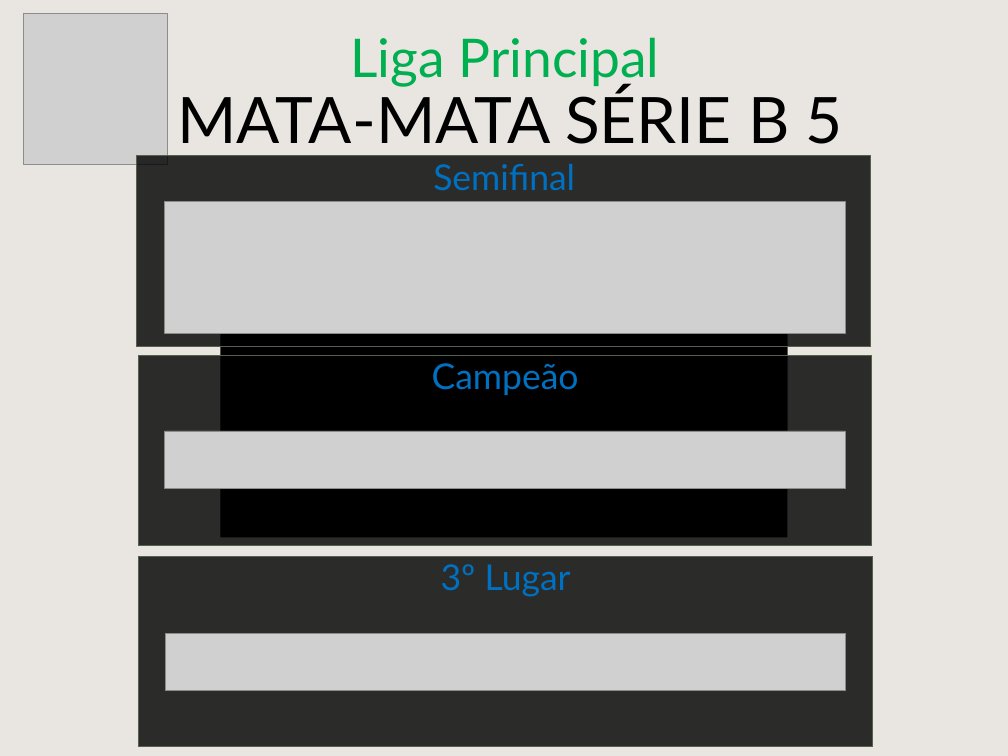
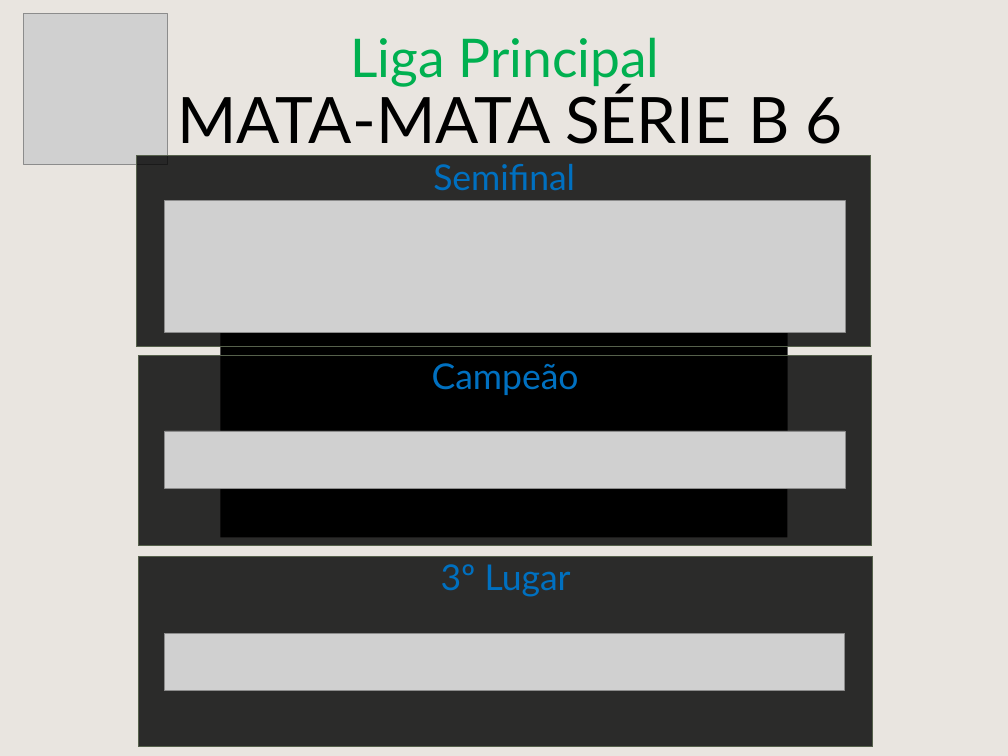
Before and after one commit to cknakayama/automacao_ligaroletarussa2021, a slide deck: slide 15 of MataMataPlanilha.pptx. Drawn at 1008x756 pixels with LibreOffice and Linux fonts; fonts in the diff are those of the drawing; grey boxes stand for pictures; background and template pictures are left out. Boxes give left, top, right and bottom in pixels: in the first picture for what was removed or moved away, otherwise in the second. Text is boxed around its words. In the diff, an @@ line names an element or a change of style, - is before the commit and + after.

```diff
--- a/MataMataPlanilha.pptx
+++ b/MataMataPlanilha.pptx
@@ text at [178, 88, 843, 156]: text changed @@
-MATA-MATA SÉRIE B 5
+MATA-MATA SÉRIE B 6
```
Also in this commit, not shown: 1 other slide changed, 3 other files.
